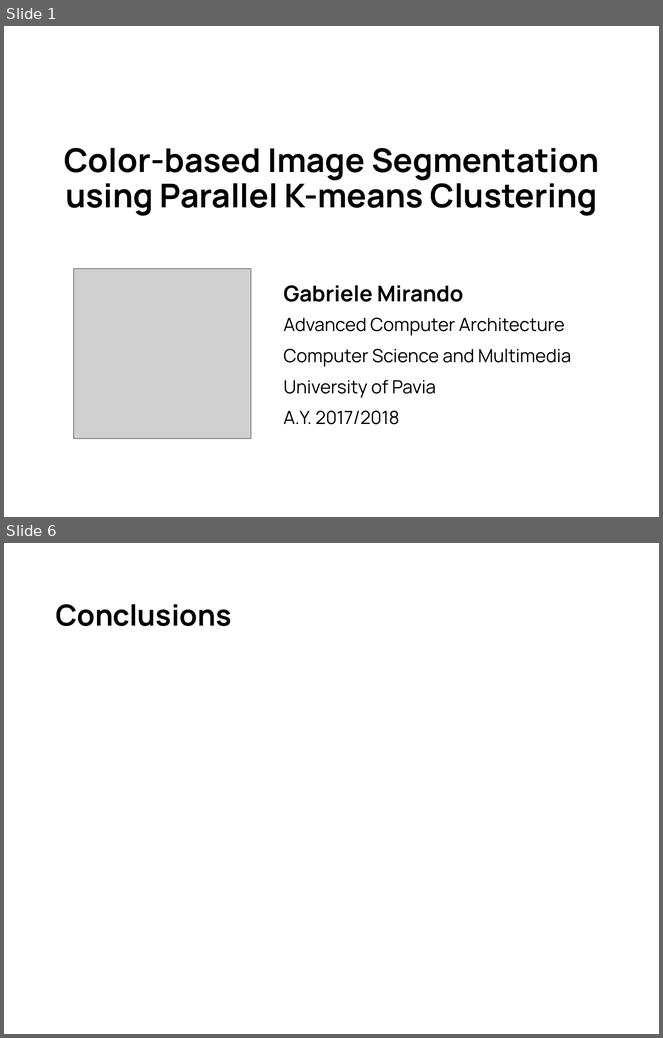
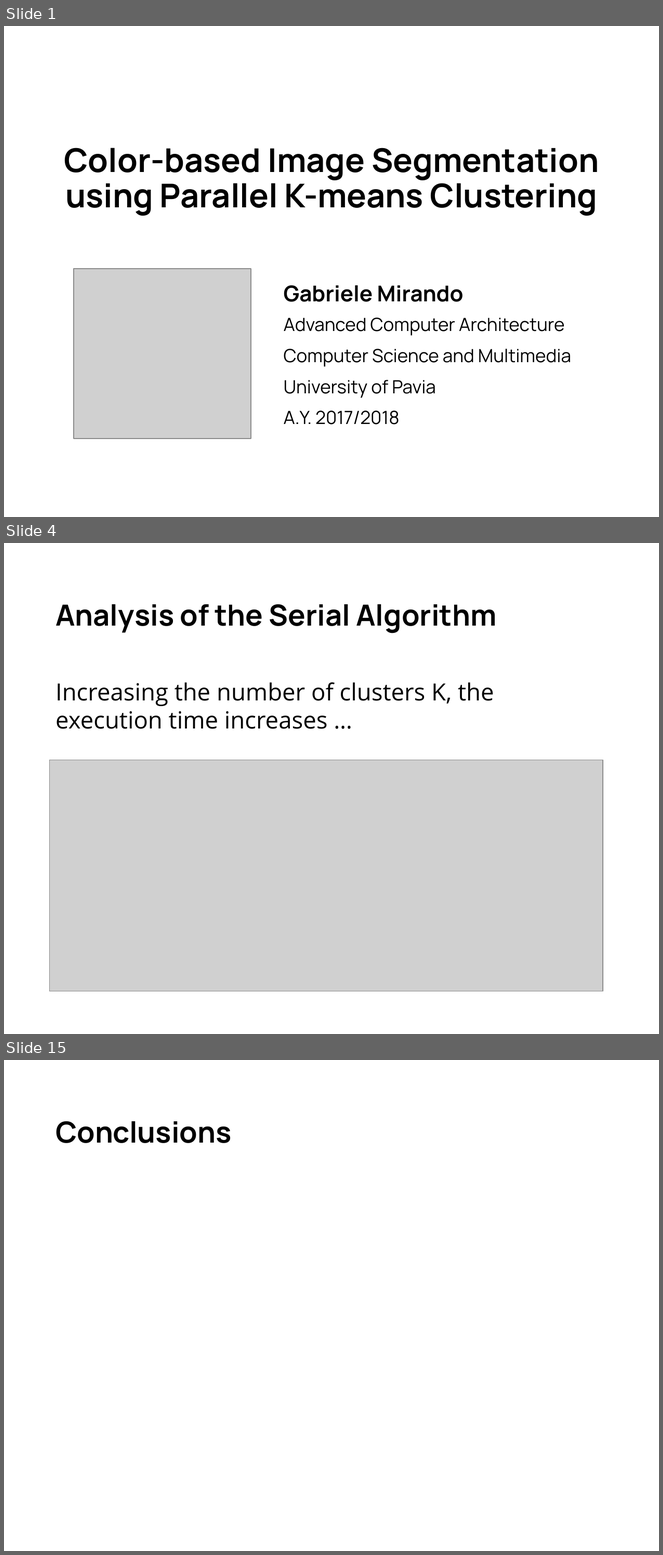
Before and after one commit to gabrielemirando/image-segmentation, a slide deck: docs/pres.pptx. Shown one above the other, each under a label of ours: slides 1 and 6 before the commit, slides 1, 4 and 15 after it; the slides between them are not shown. The pictures are 663x1038 and 663x1555 pixels, drawn with LibreOffice and Linux fonts; fonts in the diff are those of the drawing; grey boxes stand for pictures; background and template pictures are left out. Boxes give left, top, right and bottom in pixels: in the first picture for what was removed or moved away, otherwise in the second. Text is boxed around its words. In the diff, an @@ line names an element or a change of style, - is before the commit and + after.

```diff
--- a/docs/pres.pptx
+++ b/docs/pres.pptx
@@ slide 4 added at box(4, 543, 659, 1034), background #FFFFFF @@
@@ title added at box(55, 604, 496, 633), 32 pt, text #000000, bold @@
+Analysis of the Serial Algorithm
@@ text added at box(55, 682, 494, 729), 26 pt, text #000000 @@
+Increasing the number of clusters K, the execution time increases …
@@ picture added at box(49, 760, 603, 992) @@
@@ what was slide 6 is now slide 15 @@
```
Also in this commit, not shown: 3 slides changed, 9 other slides added, 1 slide removed, 2 other files.
